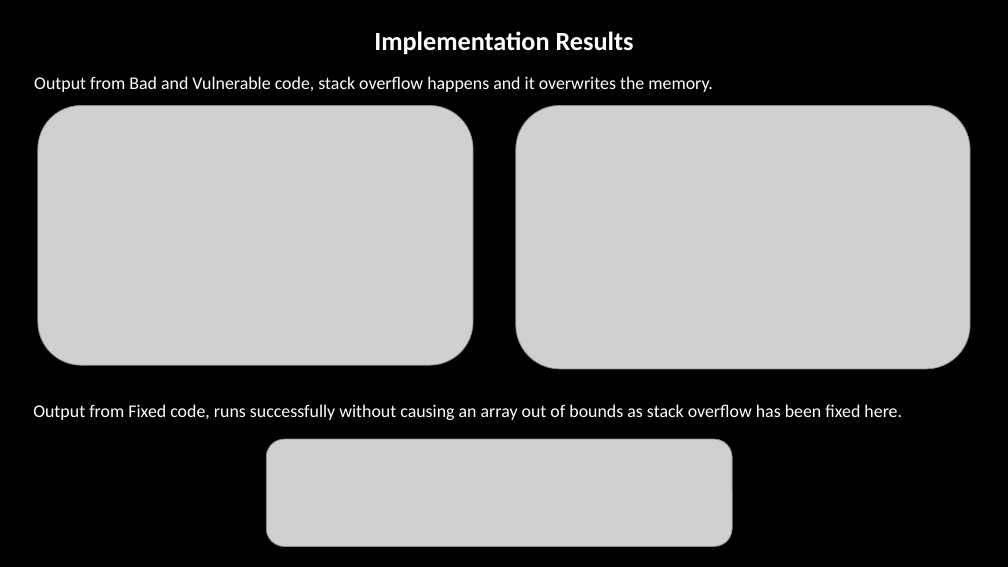
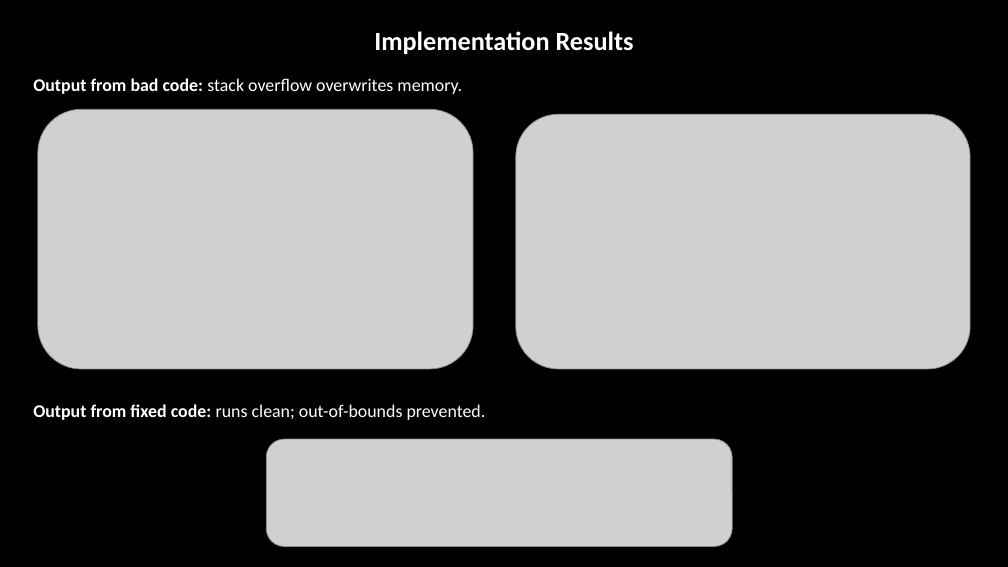
Before and after one commit to Arun-2208/Semester_4_CodeWork_and_CourseWork-, a slide deck: slide 9 of ICT80004-Internship_Project/FINAL PRESENTATION/ICT80004-Final_Project_Presentation_Arun_104837257.pptx. Drawn at 1008x567 pixels with LibreOffice and Linux fonts; fonts in the diff are those of the drawing; grey boxes stand for pictures; background and template pictures are left out. Boxes give left, top, right and bottom in pixels: in the first picture for what was removed or moved away, otherwise in the second. Text is boxed around its words. In the diff, an @@ line names an element or a change of style, - is before the commit and + after.

```diff
--- a/ICT80004-Internship_Project/FINAL PRESENTATION/ICT80004-Final_Project_Presentation_Arun_104837257.pptx
+++ b/ICT80004-Internship_Project/FINAL PRESENTATION/ICT80004-Final_Project_Presentation_Arun_104837257.pptx
@@ text at (x1=33, y1=78, x2=462, y2=94): text changed @@
-Output from Bad and Vulnerable code, stack overflow happens and it overwrites the memory.
+Output from bad code: stack overflow overwrites memory.
@@ picture moved from (x1=38, y1=106, x2=473, y2=365) to (x1=38, y1=110, x2=473, y2=369) @@
@@ picture resized from (x1=516, y1=106, x2=970, y2=370) to (x1=516, y1=114, x2=970, y2=369) @@
@@ text at (x1=33, y1=404, x2=486, y2=420): text changed @@
-Output from Fixed code, runs successfully without causing an array out of bounds as stack overflow has been fixed here.
+Output from fixed code: runs clean; out-of-bounds prevented.
```
Also in this commit, not shown: 19 other slides changed, 3 other files.
